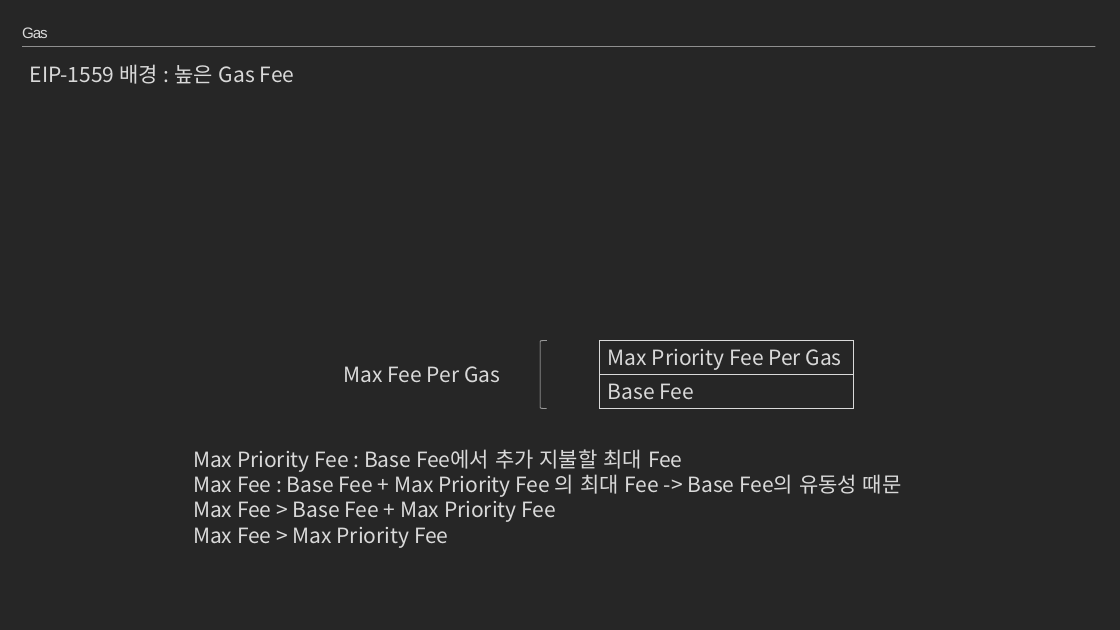
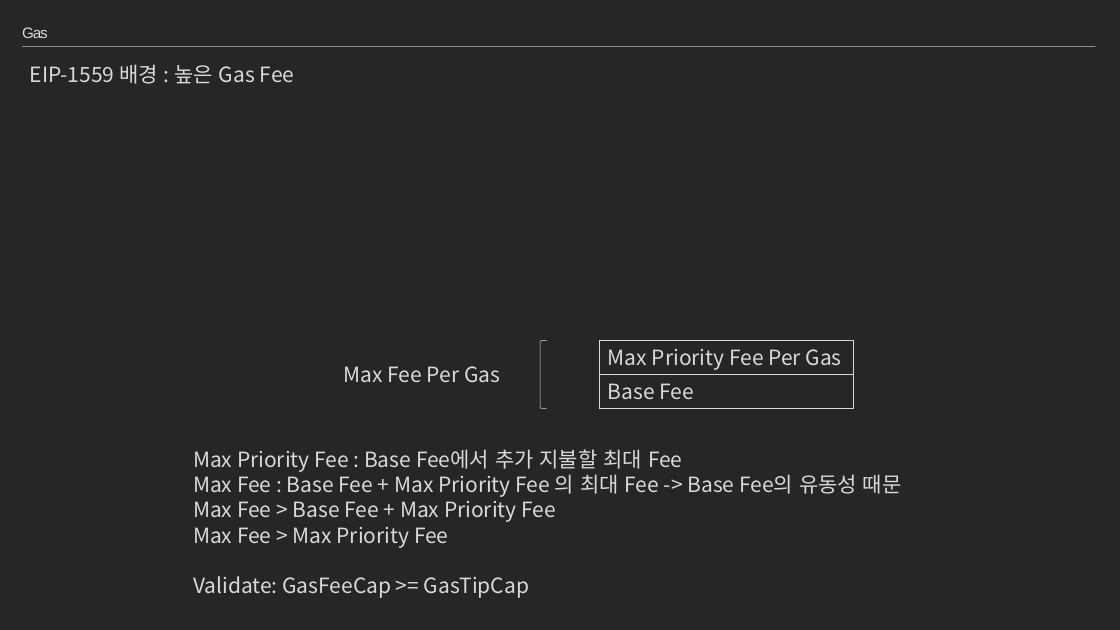
Before and after one commit to moss0801/blockchain-doc, a slide deck: slide 89 of General/Blockchain Part2.pptx (slide 74 before the commit). Drawn at 1120x630 pixels with LibreOffice and Linux fonts; fonts in the diff are those of the drawing. Boxes give left, top, right and bottom in pixels: in the first picture for what was removed or moved away, otherwise in the second. Text is boxed around its words. In the diff, an @@ line names an element or a change of style, - is before the commit and + after.

```diff
--- a/General/Blockchain Part2.pptx
+++ b/General/Blockchain Part2.pptx
@@ text at [193,576,529,598]: paragraph added @@
+Validate: GasFeeCap >= GasTipCap
```
Also in this commit, not shown: 18 other slides changed, 22 slides added, 2 slides removed, 2 other files.
